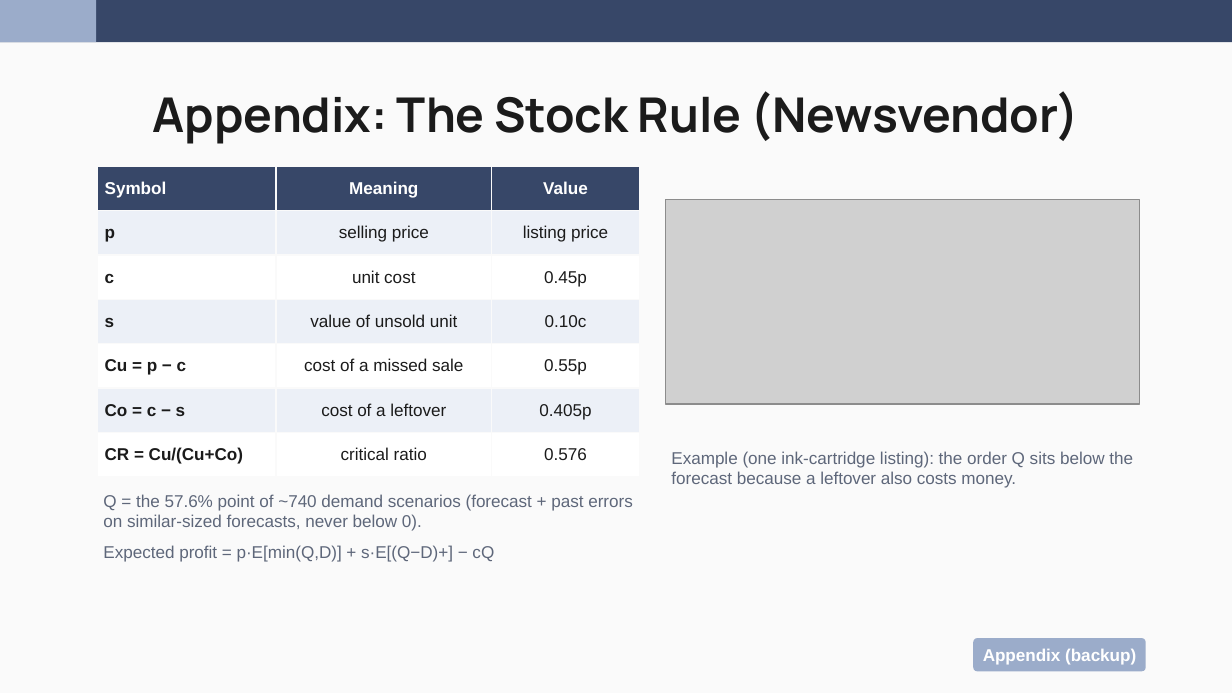
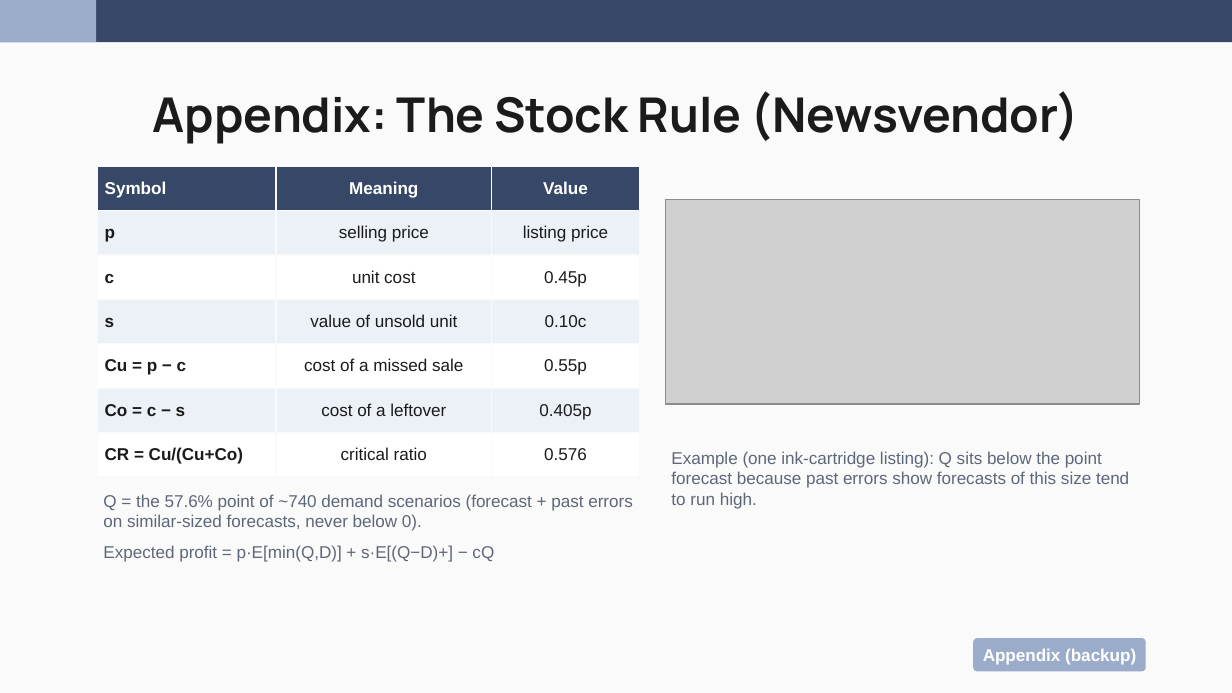
Before and after one commit to nakimagine/hello-world, a slide deck: slide 23 of Group_3_Amazon_Office_Electronic_Slides.pptx. Drawn at 1232x693 pixels with LibreOffice and Linux fonts; fonts in the diff are those of the drawing; grey boxes stand for pictures. Boxes give left, top, right and bottom in pixels: in the first picture for what was removed or moved away, otherwise in the second. Text is boxed around its words. In the diff, an @@ line names an element or a change of style, - is before the commit and + after.

```diff
--- a/Group_3_Amazon_Office_Electronic_Slides.pptx
+++ b/Group_3_Amazon_Office_Electronic_Slides.pptx
@@ text at bbox=[671, 451, 1129, 509]: text changed @@
-Example (one ink-cartridge listing): the order Q sits below the forecast because a leftover also costs money.
+Example (one ink-cartridge listing): Q sits below the point forecast because past errors show forecasts of this size tend to run high.
```
Also in this commit, not shown: 5 other slides changed.
